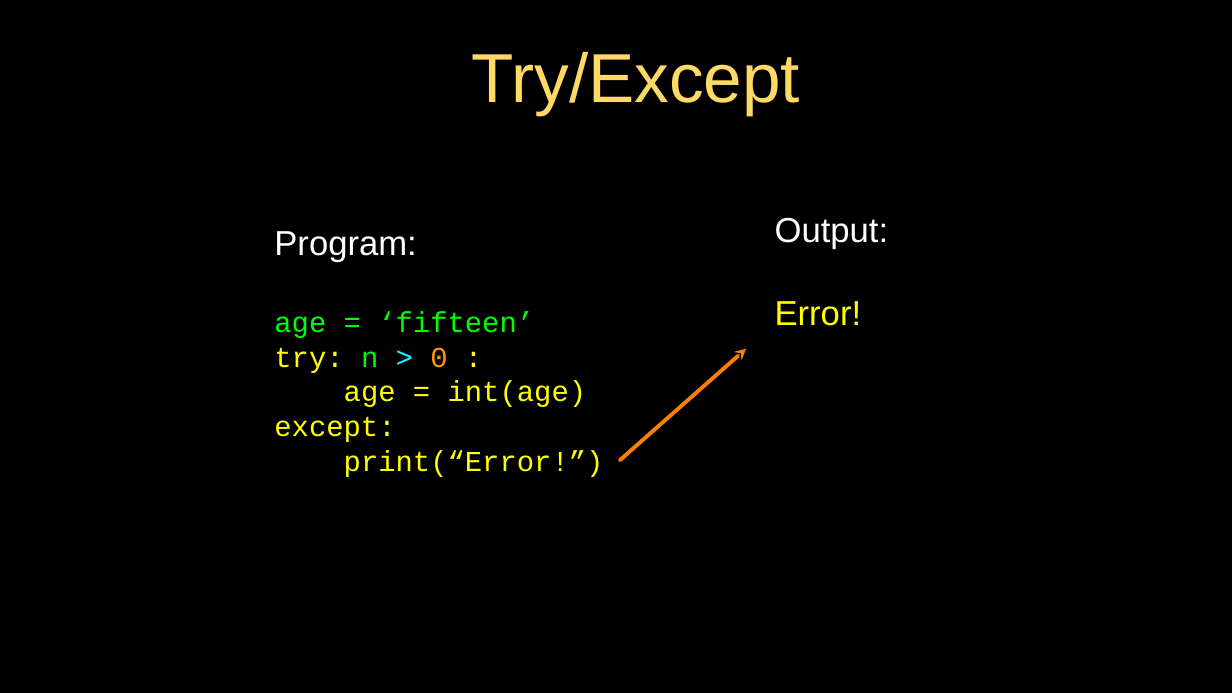
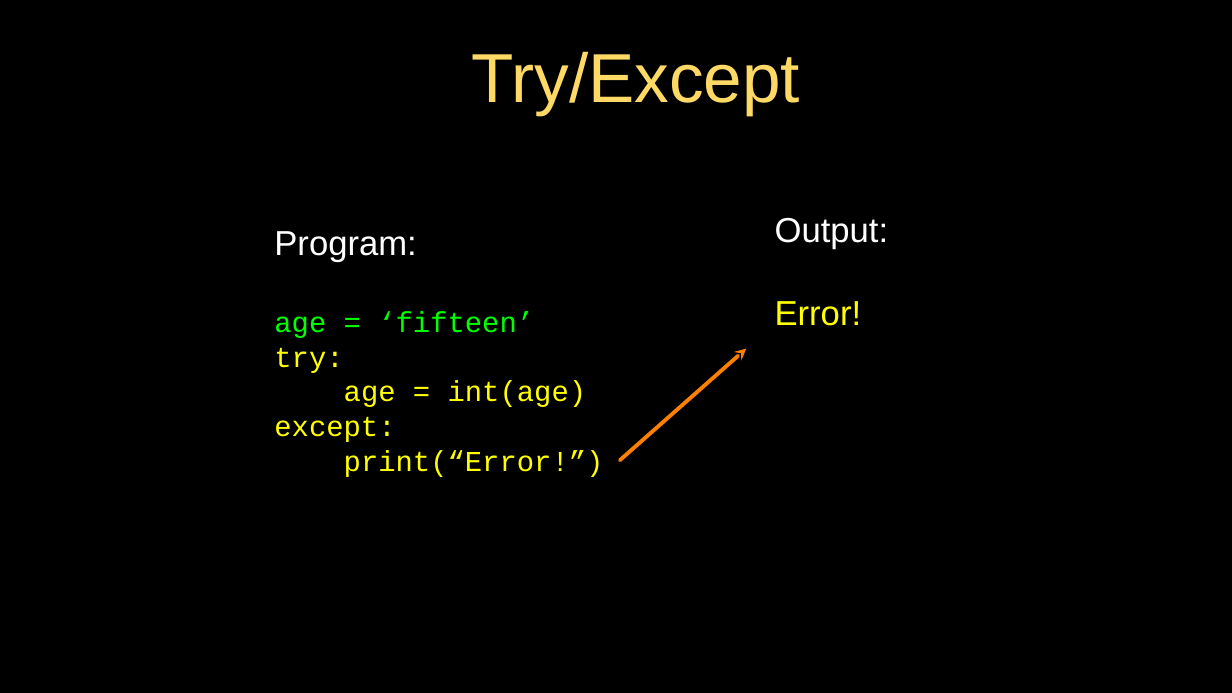
Before and after one commit to jeremypedersen/pythonlearn, a slide deck: slide 3 of slides/Pythonlearn-03-Loops.pptx. Drawn at 1232x693 pixels with LibreOffice and Linux fonts; fonts in the diff are those of the drawing. Boxes give left, top, right and bottom in pixels: in the first picture for what was removed or moved away, otherwise in the second. Text is boxed around its words. In the diff, an @@ line names an element or a change of style, - is before the commit and + after.

Commit message:
Fixed a coding mistake on the class 3 slides

```diff
--- a/slides/Pythonlearn-03-Loops.pptx
+++ b/slides/Pythonlearn-03-Loops.pptx
@@ text at [274, 347, 343, 373]: text changed @@
-try: n > 0 :
+try:
```
